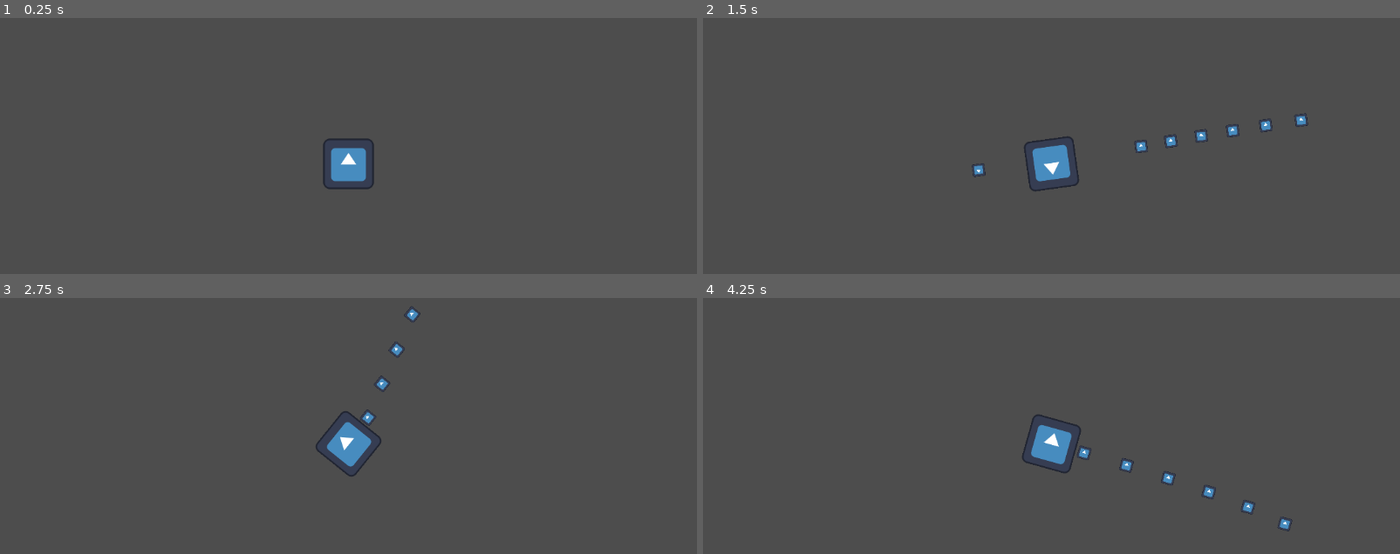
Above: before the commit, frames 1-4 (two rows, left to right).
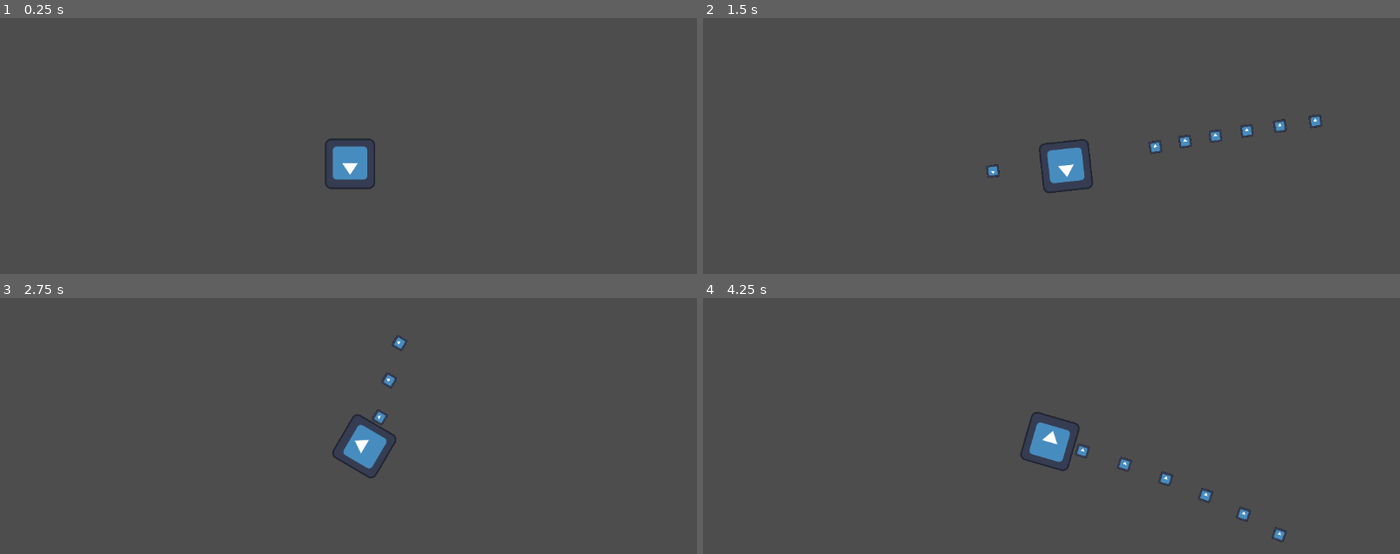
Above: after the commit, the same moments.

Repository: CMBadiuk/GMTK-Jam-25-Splashdown
Game: Godot game, scene res://World.tscn
Same seed, same stepped clock (60 frames per second), same inputs: the game is played once before the commit and once after it. The engine's default icon, where the game draws it, is replaced by a stand-in: a white triangle on a blue panel in a dark square.
Inputs (mouse positions are in pixels of both pictures, inside the frame that each line leads up to):
- Up to frame 1 (0.25 s): no input
- Up to frame 2 (1.5 s): move the mouse to (1204, 143) at 0.52 s; press the mouse at (1204, 143) at 0.53 s; hold D (Move_Right) 0.53-1.28 s; move the mouse to (912, 184) at 1.27 s; release the mouse at (912, 184) at 1.28 s; hold S (Move_Down) from 1.28 s (still down); click (912, 184) at 1.35 s
- Up to frame 3 (2.75 s): move the mouse to (418, 356) at 2.02 s; release S (Move_Down) at 2.03 s; press the mouse at (418, 356) at 2.03 s; hold D (Move_Right) from 2.03 s (still down)
- Up to frame 4 (4.25 s): move the mouse to (1016, 523) at 2.77 s; release D (Move_Right) at 2.78 s; release the mouse at (1016, 523) at 2.78 s; hold W (Move_Up) 2.78-3.53 s; click (1016, 523) at 2.85 s; move the mouse to (1260, 502) at 3.52 s; press the mouse at (1260, 502) at 3.53 s; hold A (Move_Left) from 3.53 s (still down)

The runs differ from the first frame. In frame 1, 0.4% of the frame differs, in the area x 46-54%, y 47-67%; in frame 2, 1.8%, in the area x 38-89%, y 37-69%; in frame 3, 1.4%; in frame 4, 1.0%.

Commit message:
Camera smoothing

Diff:
--- a/World.tscn
+++ b/World.tscn
@@ -14,7 +14,7 @@
 [node name="World" type="Node"]
 
 [node name="Player" parent="." instance=ExtResource("1_2dftf")]
-position = Vector2(272, 0)
+position = Vector2(432, 2)
 
 [node name="RiverCurrent" parent="." instance=ExtResource("2_bcbcq")]
 position = Vector2(1112, 16)
--- a/player.gd
+++ b/player.gd
@@ -1,5 +1,4 @@
 extends CharacterBody2D
-
 # Enum to define control schemes
 enum ControlScheme { MOUSE_KB, CONTROLLER }
 
@@ -28,9 +27,14 @@
 	if Input.is_action_pressed("Fire") and can_shoot:
 		shoot()
 
+
 func _physics_process(delta: float) -> void:
+	print("Physics running...") # debug statement
+
 	# Get movement input direction
 	var input_direction := Input.get_vector("Move_Left", "Move_Right", "Move_Up", "Move_Down")
+
+	print("Input:", input_direction) # debug statement
 
 	# If player is providing input, apply a force
 	if input_direction != Vector2.ZERO:
--- a/player.tscn
+++ b/player.tscn
@@ -1,14 +1,114 @@
 [gd_scene load_steps=5 format=3 uid="uid://ckwn072cvvxnx"]
 
 [ext_resource type="Texture2D" uid="uid://xfkud3diitvt" path="res://icon.svg" id="1_4flbx"]
-[ext_resource type="Script" uid="uid://c7r8qm2lji5hn" path="res://player.gd" id="1_onrkg"]
 [ext_resource type="PackedScene" uid="uid://ofsv5lr2t6pg" path="res://water_droplet.tscn" id="2_i3pqv"]
+
+[sub_resource type="GDScript" id="GDScript_onrkg"]
+script/source = "extends CharacterBody2D
+
+# Enum to define control schemes
+enum ControlScheme { MOUSE_KB, CONTROLLER }
+
+# Strength of the player's push, editable in the Inspector
+@export var move_force: float = 500.0
+# This adds drag to the player
+@export var friction: float = 0.95
+# Reference to water droplet scene
+@export var water_droplet_scene: PackedScene
+
+var can_shoot:= true
+var active_scheme: ControlScheme = ControlScheme.MOUSE_KB
+var last_controller_aim := Vector2.RIGHT # Default aim for controller
+
+func _unhandled_input(event: InputEvent) -> void:
+	# Runs whenever there's an input event, used to detect last used input device
+	if event is InputEventMouseMotion:
+		active_scheme = ControlScheme.MOUSE_KB
+	elif  event is InputEventJoypadMotion or event is InputEventJoypadButton:
+		active_scheme = ControlScheme.CONTROLLER
+		print(\"Controller input detected\")
+
+func _process(delta: float) -> void:
+	# Handle aiming and check for shooting input here
+	aim()
+	if Input.is_action_pressed(\"Fire\") and can_shoot:
+		shoot()
+
+
+func _physics_process(delta: float) -> void:
+	print(\"Physics running...\") # debug statement
+
+	# Get movement input direction
+	var input_direction := Input.get_vector(\"Move_Left\", \"Move_Right\", \"Move_Up\", \"Move_Down\")
+
+	print(\"Input:\", input_direction) # debug statement
+
+	# If player is providing input, apply a force
+	if input_direction != Vector2.ZERO:
+		velocity += input_direction * move_force * delta
+	# Apply friction to velocity
+	velocity *= friction
+
+	# Move player based on physics inputs acting on it
+	move_and_slide()
+
+func aim() -> void:
+	# This function routes to appropriate aim logic for control scheme
+	match active_scheme:
+		ControlScheme.MOUSE_KB:
+			aim_with_mouse()
+		ControlScheme.CONTROLLER:
+			aim_with_controller() # Currently not switching schemes properly. Figure this out later if at all
+
+func aim_with_mouse() -> void:
+	# Look at the global mouse position.
+	look_at(get_global_mouse_position())
+
+func aim_with_controller() -> void:
+	# Get input from the controller's right stick.
+	var aim_direction := Input.get_vector(\"Contr_Aim_Left\", \"Contr_Aim_Right\", \"Contr_Aim_Up\", \"Contr_Aim_Down\")
+
+	# We only update the rotation if the stick is actively being pushed.
+	# This prevents the player from snapping back to a default rotation.
+	if aim_direction != Vector2.ZERO:
+		rotation = aim_direction.angle()
+		last_controller_aim = aim_direction # Store the last direction
+	# If the stick is neutral, the player continues facing the last known direction
+
+func shoot() -> void:
+	# This function handles firing a projectile.
+	# First, check if the scene has been assigned in the editor.
+	if not water_droplet_scene:
+		print(\"Water droplet scene not set on player!\")
+		return
+
+	# Set can_shoot to false, start cooldown timer
+	can_shoot = false
+	$FireRateTimer.start()
+
+	# Create a new instance of our water droplet, parent it to world root
+	var droplet = water_droplet_scene.instantiate()
+	get_tree().root.add_child(droplet)
+
+	# Position the new droplet at the Muzzle's global position and rotation
+	var muzzle = $Muzzle
+	droplet.global_transform = muzzle.global_transform
+
+	# If using a controller and the aim stick is neutral, we need to ensure the projectile still fires in the correct direction
+	if active_scheme == ControlScheme.CONTROLLER:
+		droplet.rotation = last_controller_aim.angle()
+
+
+func _on_fire_rate_timer_timeout() -> void:
+	# Calls when FireRateTimer finishes
+	can_shoot = true
+"
 
 [sub_resource type="CircleShape2D" id="CircleShape2D_onrkg"]
 radius = 64.0
 
 [node name="Player" type="CharacterBody2D"]
-script = ExtResource("1_onrkg")
+script = SubResource("GDScript_onrkg")
 water_droplet_scene = ExtResource("2_i3pqv")
 
 [node name="Sprite2D" type="Sprite2D" parent="."]
@@ -19,6 +119,7 @@
 
 [node name="Camera2D" type="Camera2D" parent="."]
 zoom = Vector2(0.65, 0.65)
+position_smoothing_enabled = true
 
 [node name="Muzzle" type="Marker2D" parent="."]
 position = Vector2(72, 0)
